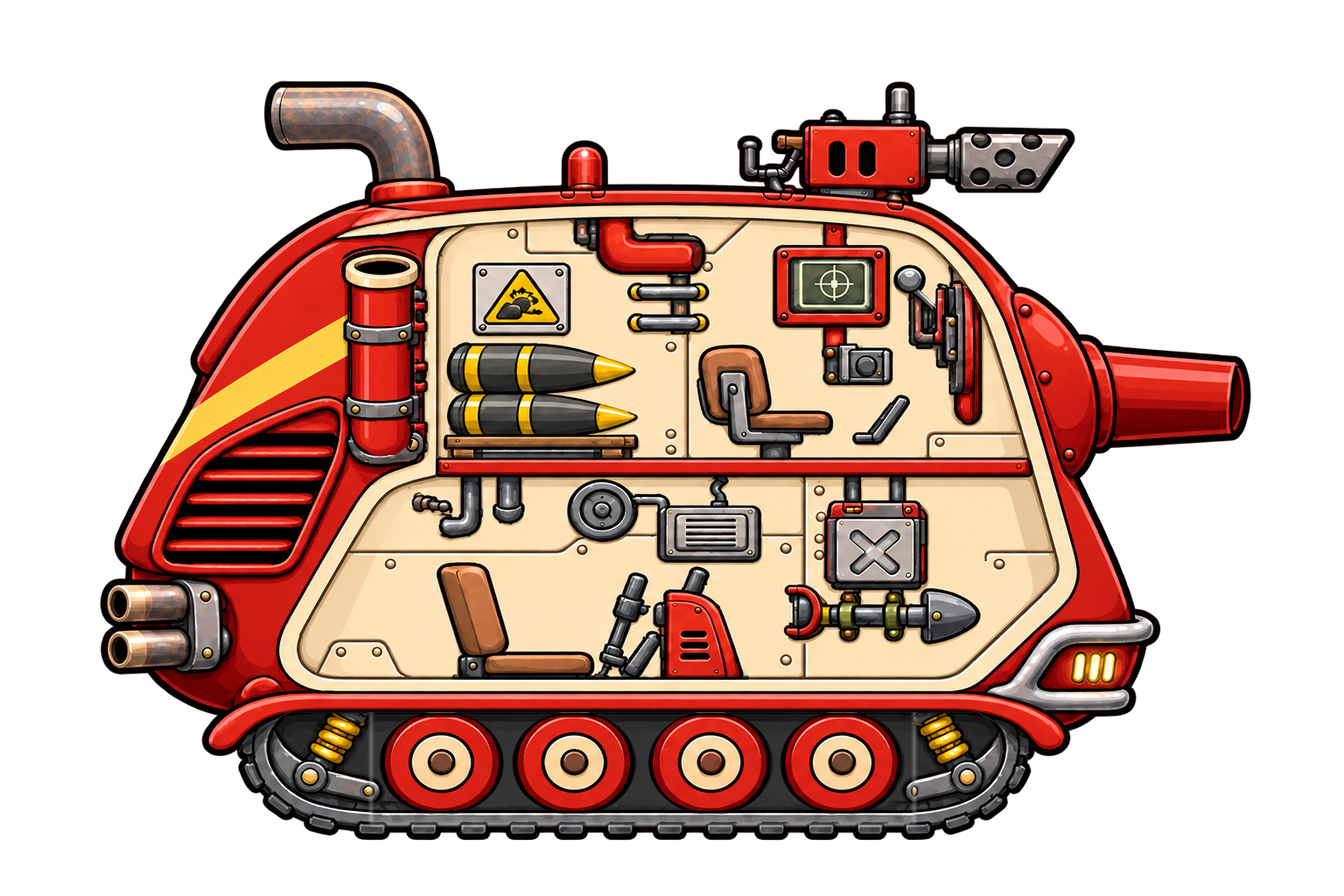
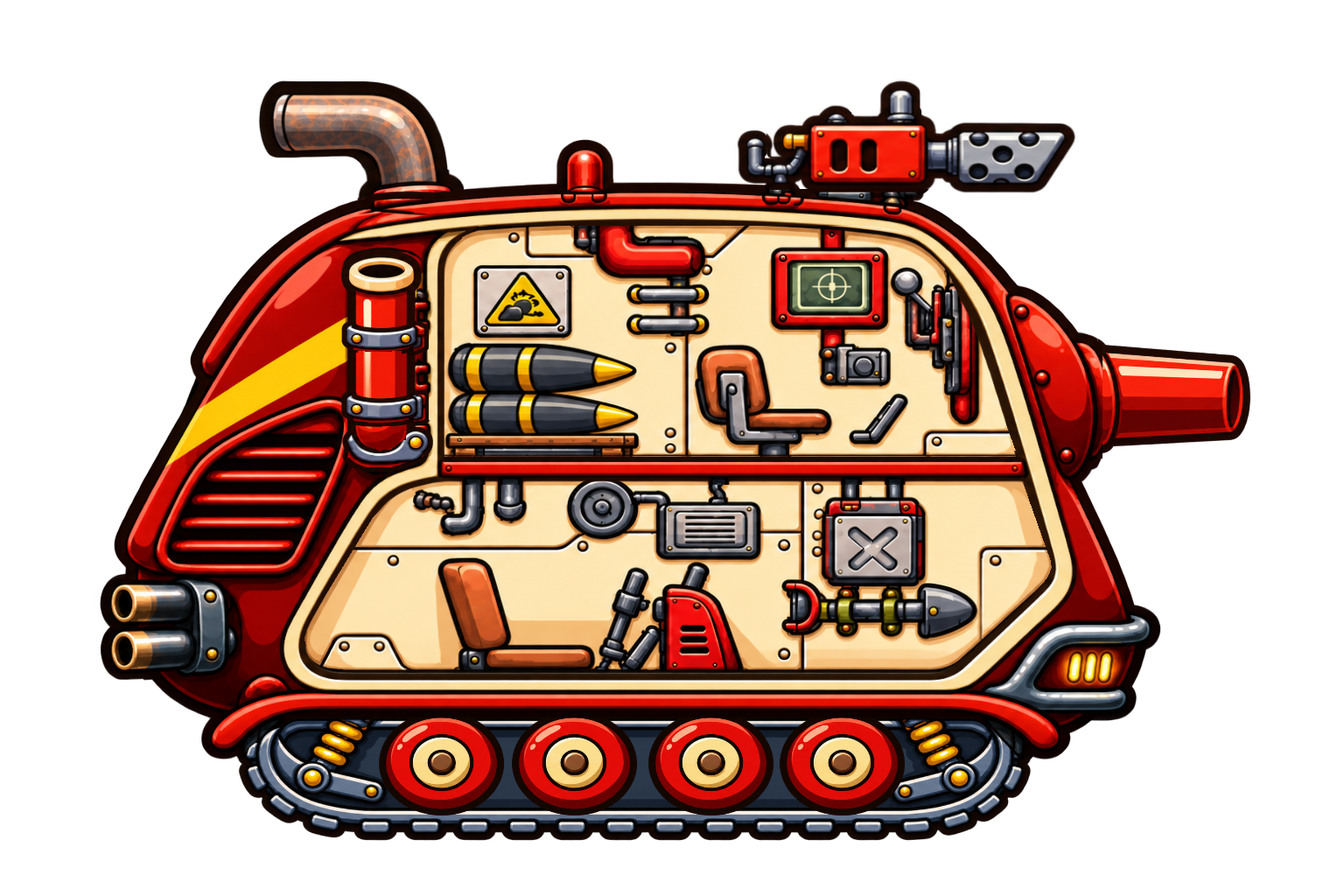
Layers edited between the first and the second 1344px x 896px image:
painted on "01_track_chassis" over [236, 708, 1033, 842]
painted on "02_wheel_01" over [376, 708, 506, 817]
painted on "03_wheel_02" over [509, 708, 639, 817]
painted on "04_wheel_03" over [646, 708, 775, 817]
painted on "05_wheel_04" over [777, 708, 907, 817]
painted on "06_main_cannon_barrel" over [1093, 336, 1251, 457]
painted on "07_body_static" over [257, 78, 1065, 683]
painted on "11_front_hull_frame" over [99, 137, 1162, 762]
painted on "08_roof_machine_gun" over [732, 78, 1078, 196]
painted on "09_mortar_barrel" over [339, 247, 424, 467]
painted on "10_mortar_front_support" over [335, 318, 436, 474]
